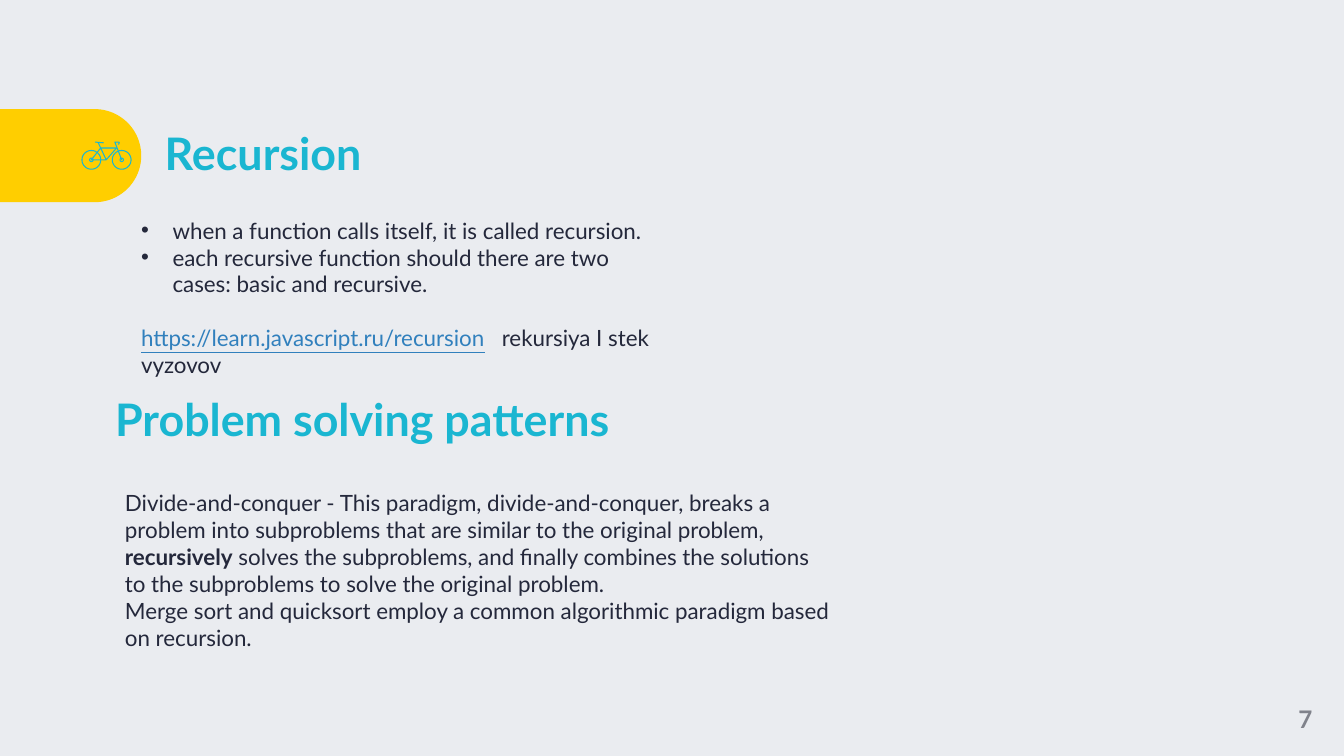
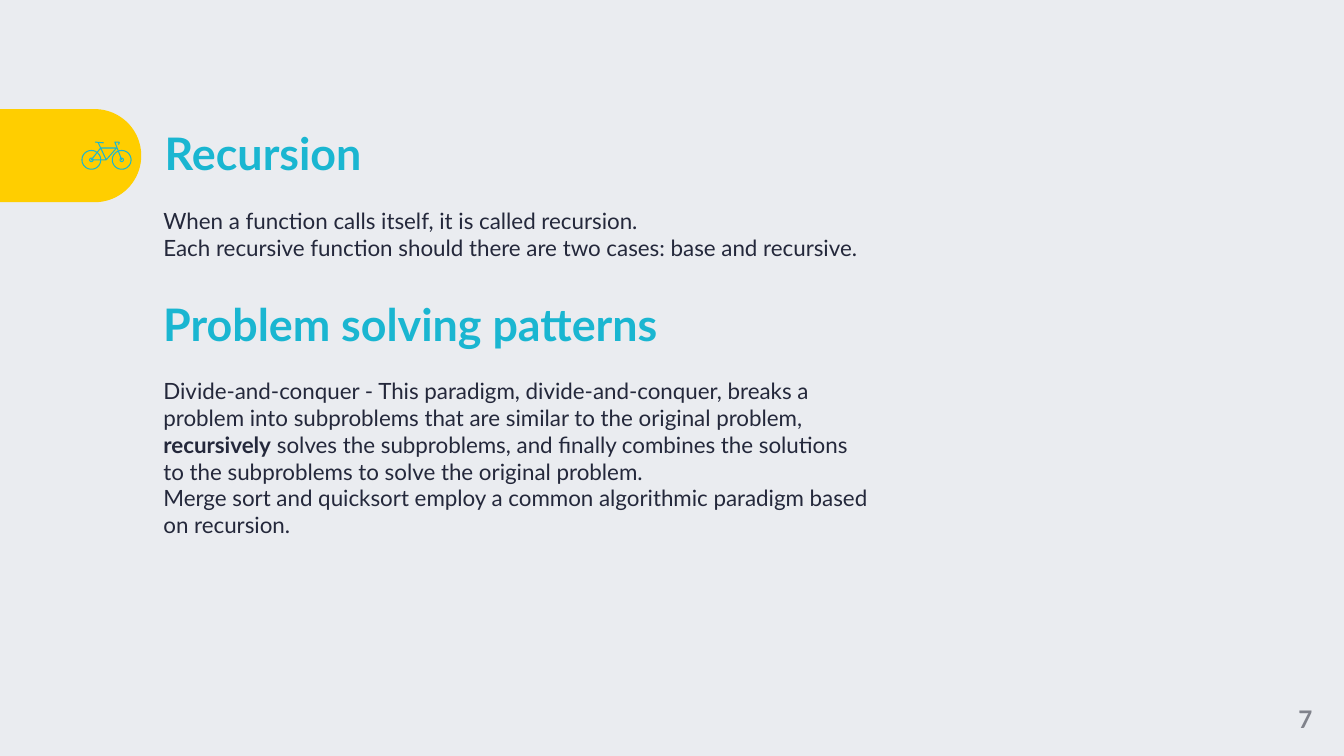
Before and after one commit to TigranVardanyan/Algorithms-and-Data-structures, a slide deck: slide 7 of ds&a.pptx. Drawn at 1344x756 pixels with LibreOffice and Linux fonts; fonts in the diff are those of the drawing; background and template pictures are left out. Boxes give left, top, right and bottom in pixels: in the first picture for what was removed or moved away, otherwise in the second. Text is boxed around its words. In the diff, an @@ line names an element or a change of style, - is before the commit and + after.

Commit message:
Presentation

```diff
--- a/ds&a.pptx
+++ b/ds&a.pptx
@@ text at bbox=[163, 212, 857, 256]: text changed @@
-• when a function calls itself, it is called recursion.
-• each recursive function should there are two cases: basic and recursive.
-https://learn.javascript.ru/recursion rekursiya I stek vyzovov
+When a function calls itself, it is called recursion.
+Each recursive function should there are two cases: base and recursive.
@@ text "Problem solving patterns": place and size @@
-text "Problem solving patterns" at bbox=[115, 402, 609, 444]
+text "Problem solving patterns" at bbox=[163, 307, 658, 349]
@@ text "Problem solving patterns" at bbox=[163, 307, 658, 349]: indent changed @@
@@ text "Divide-and-conquer - This paradigm, divide-and-conquer, ...": place and size @@
-text "Divide-and-conquer - This paradigm, divide-and-conquer, ..." at bbox=[125, 494, 829, 646]
+text "Divide-and-conquer - This paradigm, divide-and-conquer, ..." at bbox=[163, 382, 868, 533]
```
Also in this commit, not shown: 2 other slides changed, 6 slides added, 5 slides removed, 1 other file.
